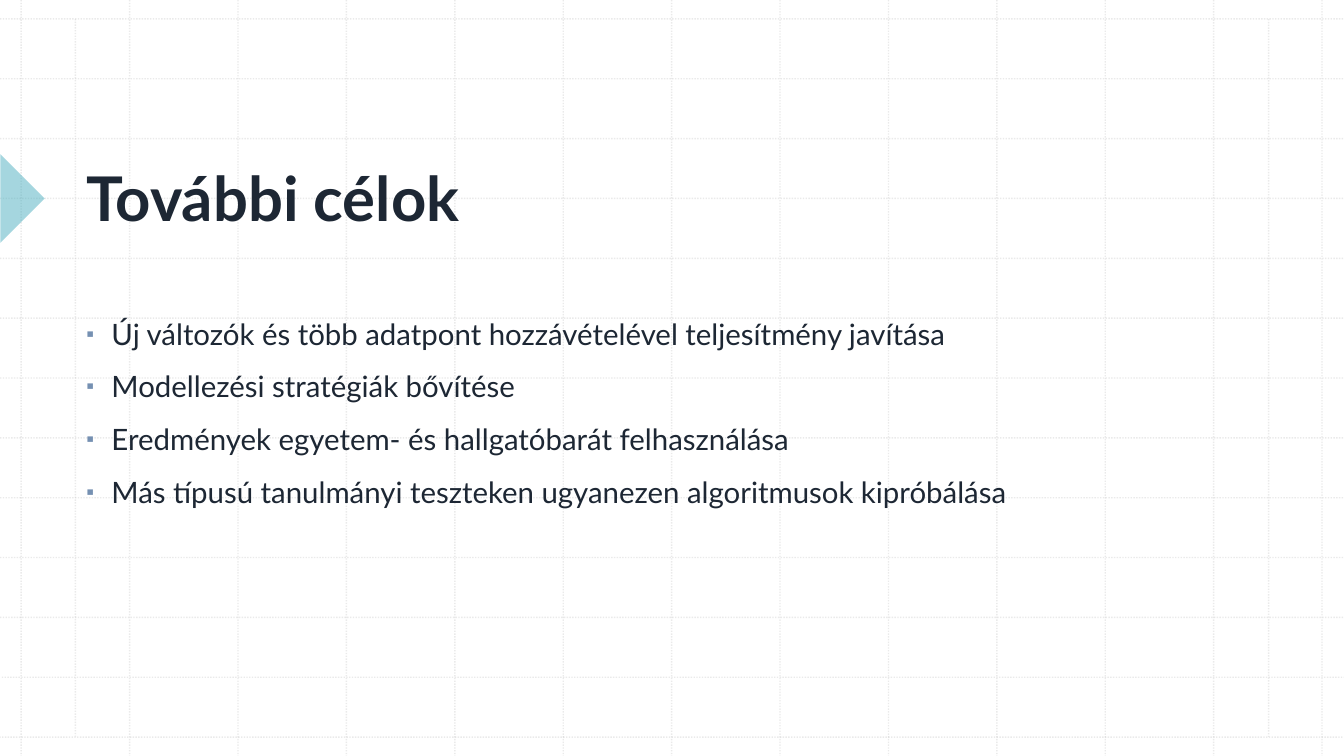
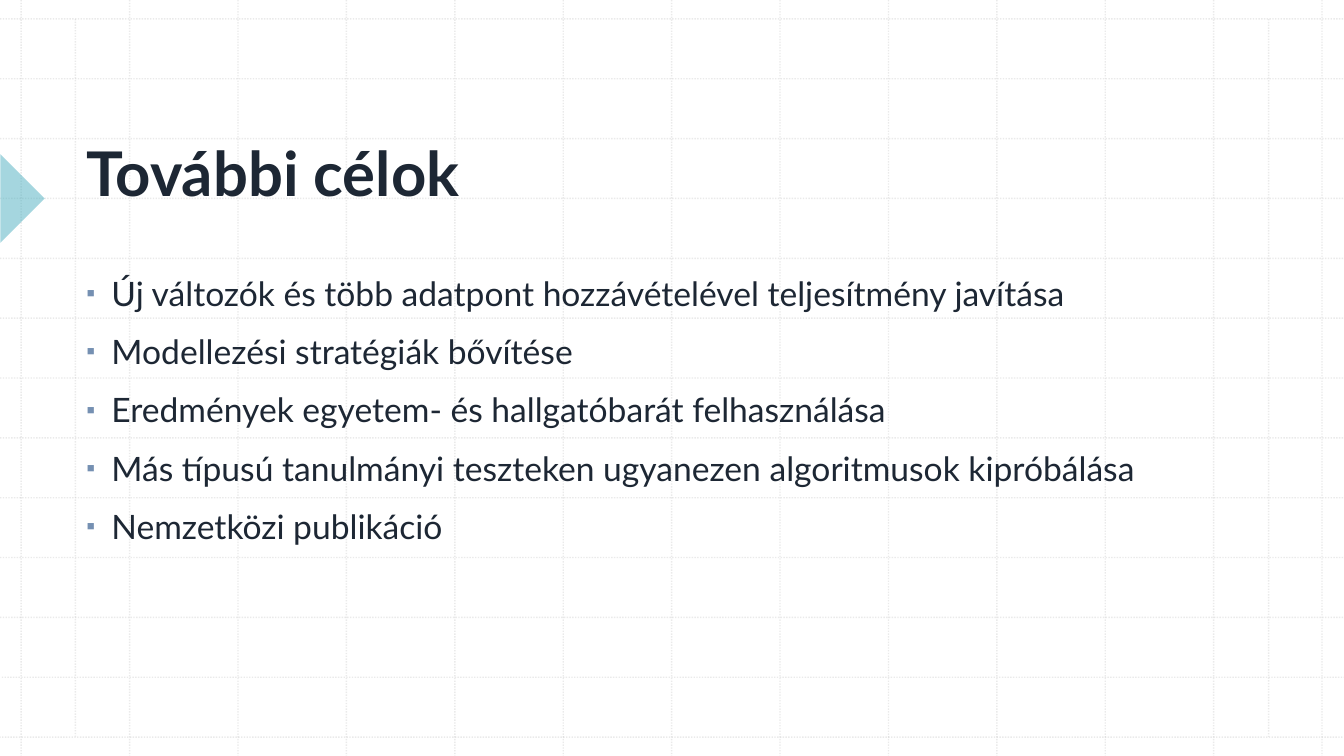
Before and after one commit to konderal333/-nkutfel, a slide deck: slide 18 of TDK prezi.pptx. Drawn at 1344x756 pixels with LibreOffice and Linux fonts; fonts in the diff are those of the drawing. Boxes give left, top, right and bottom in pixels: in the first picture for what was removed or moved away, otherwise in the second. Text is boxed around its words. In the diff, an @@ line names an element or a change of style, - is before the commit and + after.

```diff
--- a/TDK prezi.pptx
+++ b/TDK prezi.pptx
@@ title "További célok": place and size @@
-title "További célok" at box(86, 175, 460, 222)
+title "További célok" at box(86, 150, 460, 197)
@@ text "Új változók és több adatpont ...": place and size @@
-text "Új változók és több adatpont ..." at box(111, 319, 1006, 508)
+text "Új változók és több adatpont ..." at box(111, 277, 1134, 545)
@@ text at box(111, 277, 1134, 487): size 21 to 24 pt @@
@@ text at box(111, 514, 442, 545): paragraph added @@
+▪ Nemzetközi publikáció
```
Also in this commit, not shown: 3 other slides changed, 1 slide added.
